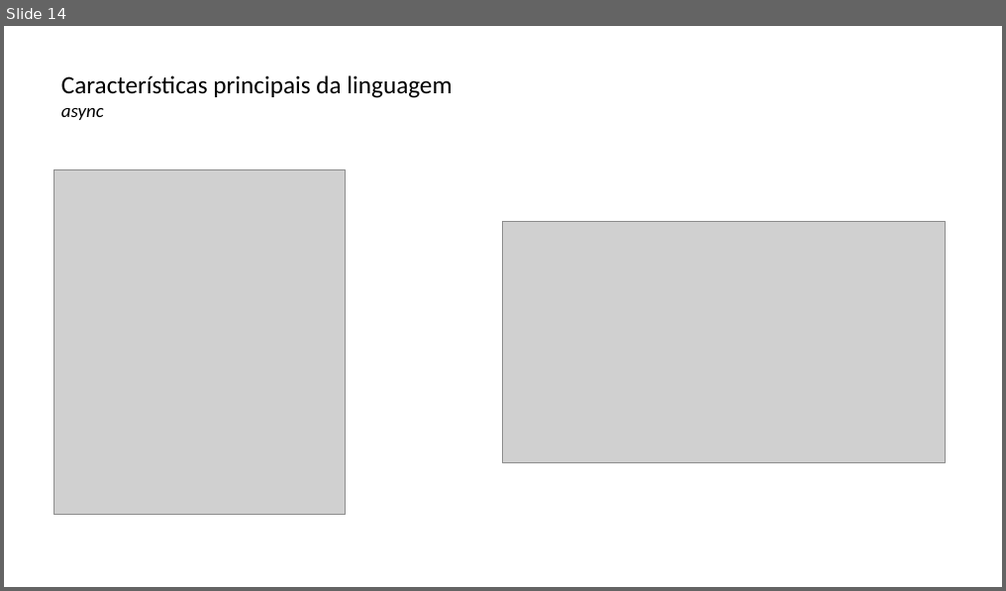
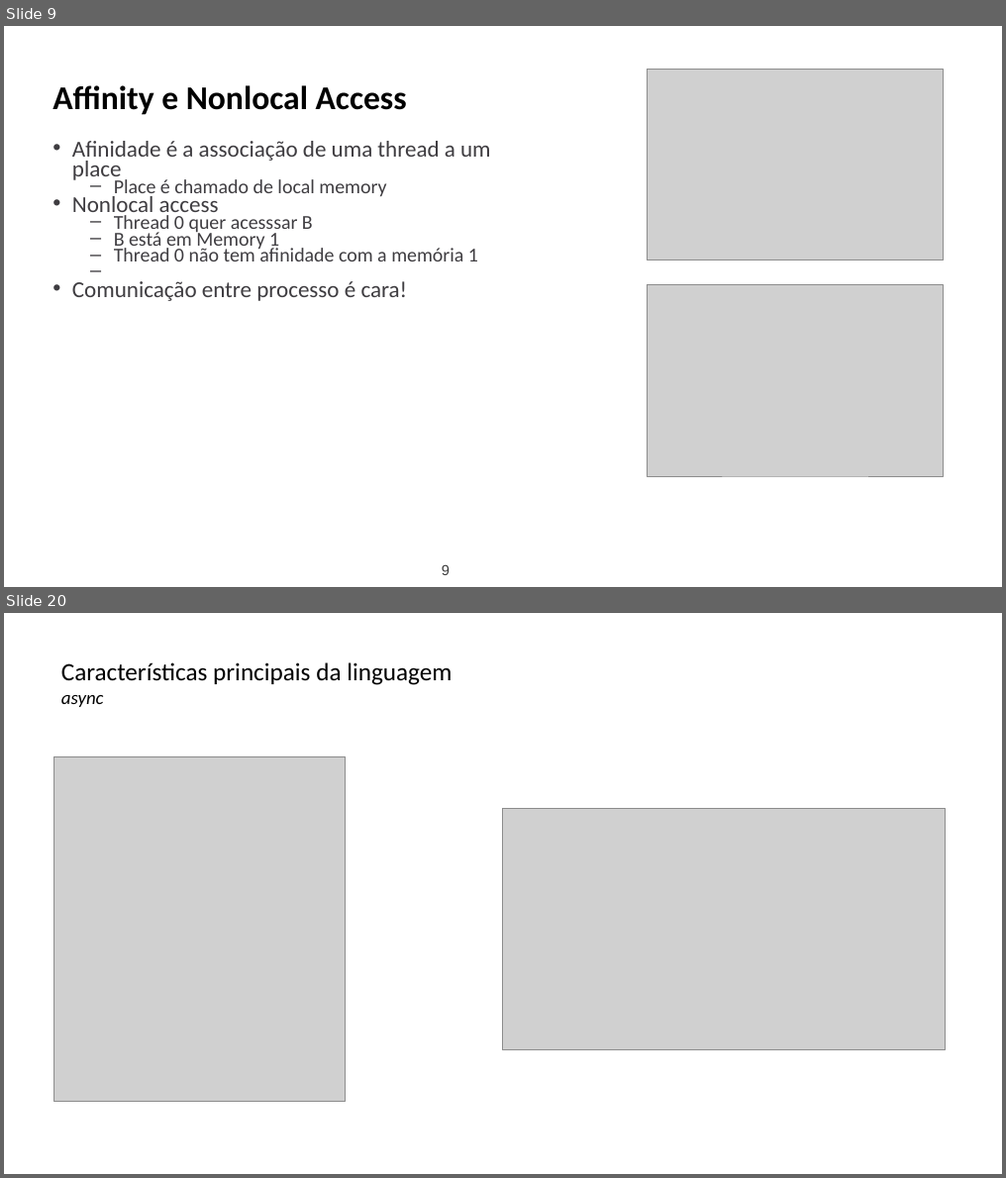
Before and after one commit to lquatrin/inf2591, a slide deck: x10.pptx. Shown one above the other, each under a label of ours: slide 14 before the commit, slides 9 and 20 after it; the slides between them are not shown. The pictures are 1006x591 and 1006x1178 pixels, drawn with LibreOffice and Linux fonts; fonts in the diff are those of the drawing; grey boxes stand for pictures. Boxes give left, top, right and bottom in pixels: in the first picture for what was removed or moved away, otherwise in the second. Text is boxed around its words. In the diff, an @@ line names an element or a change of style, - is before the commit and + after.

```diff
--- a/x10.pptx
+++ b/x10.pptx
@@ slide 9 added at (x1=4, y1=26, x2=1002, y2=587), background #FFFFFF @@
@@ picture added at (x1=648, y1=70, x2=944, y2=261) @@
@@ text added at (x1=53, y1=85, x2=407, y2=115), 32 pt, text #000000, bold @@
+Affinity e Nonlocal Access
@@ text added at (x1=72, y1=141, x2=491, y2=301), 19 pt, text #3F3D41 @@
+• Afinidade é a associação de uma thread a um place
+  – Place é chamado de local memory
+• Nonlocal access
+  – Thread 0 quer acesssar B
+  – B está em Memory 1
+  – Thread 0 não tem afinidade com a memória 1
+• Comunicação entre processo é cara!
@@ picture added at (x1=648, y1=285, x2=944, y2=476) @@
@@ page number added at (x1=442, y1=566, x2=450, y2=575), 14 pt, text #3A3A3A @@
+9
@@ what was slide 14 is now slide 20 @@
```
Also in this commit, not shown: 21 slides changed, 6 other slides added, 1 slide removed.
